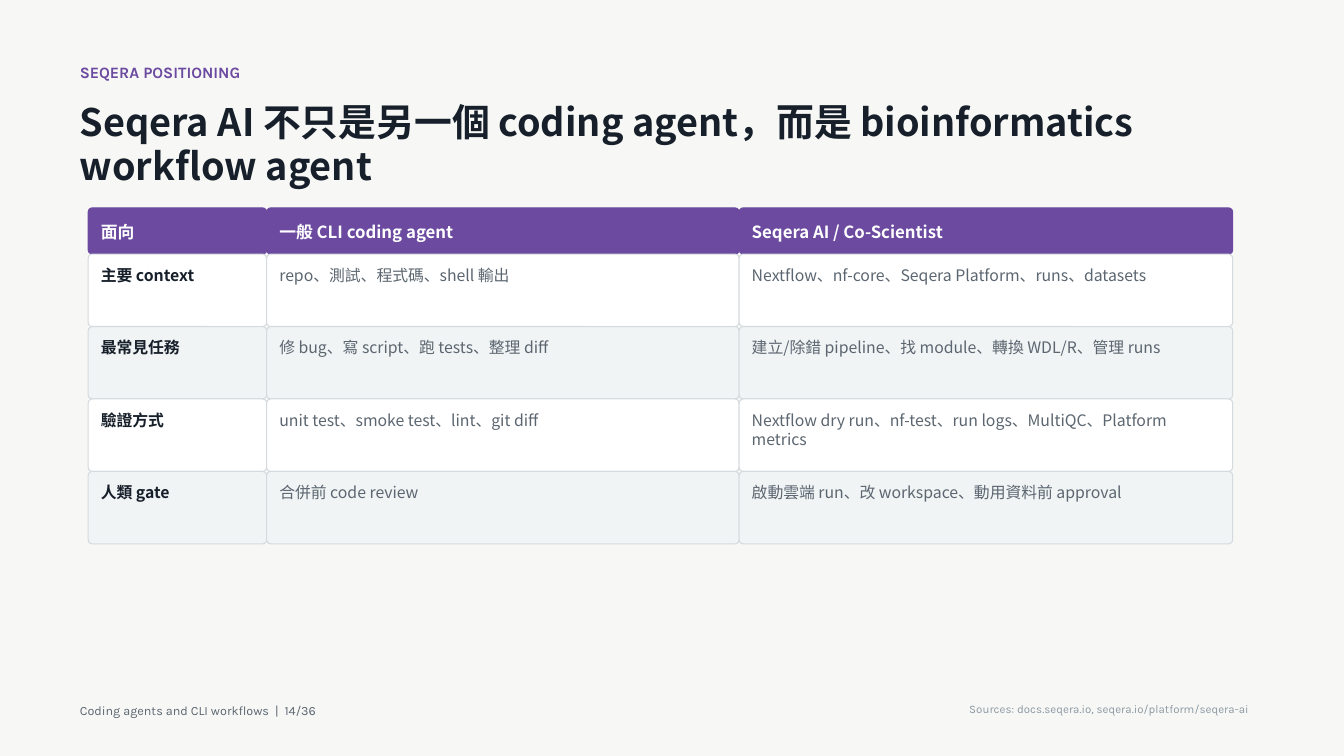
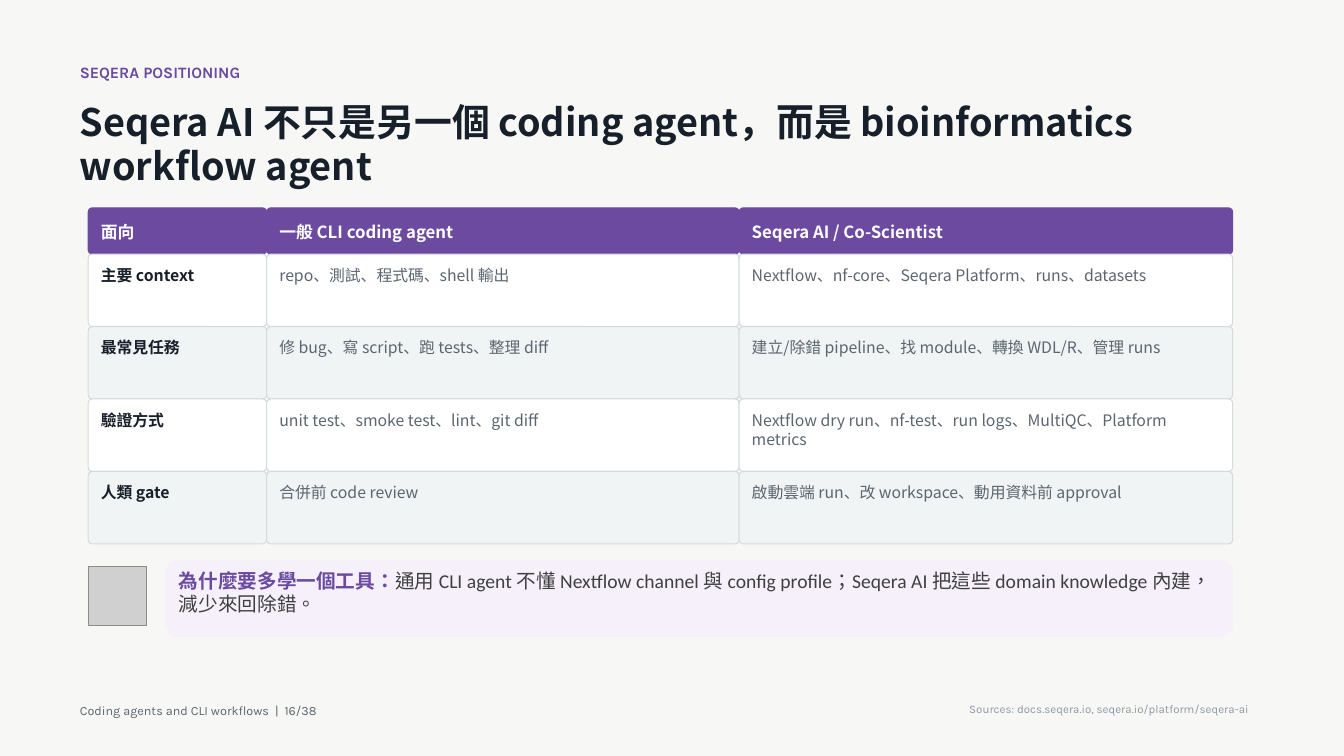
Before and after one commit to godkin1211/LLM_applications_on_BioMedicalData, a slide deck: slide 16 of slides/lesson-07-coding-agents-cli-workflows.pptx (slide 14 before the commit). Drawn at 1344x756 pixels with LibreOffice and Linux fonts; fonts in the diff are those of the drawing; grey boxes stand for pictures. Boxes give left, top, right and bottom in pixels: in the first picture for what was removed or moved away, otherwise in the second. Text is boxed around its words. In the diff, an @@ line names an element or a change of style, - is before the commit and + after.

```diff
--- a/slides/lesson-07-coding-agents-cli-workflows.pptx
+++ b/slides/lesson-07-coding-agents-cli-workflows.pptx
@@ picture added at (x1=89, y1=567, x2=147, y2=625) @@
@@ rounded rectangle added at (x1=165, y1=561, x2=1234, y2=637), fill #F5F0FA, 14 pt, text #404040 @@
+為什麼要多學一個工具：通用 CLI agent 不懂 Nextflow channel 與 config profile；Seqera AI 把這些 domain knowledge 內建，減少來回除錯。
@@ text at (x1=80, y1=706, x2=317, y2=718): text changed @@
-Coding agents and CLI workflows | 14/36
+Coding agents and CLI workflows | 16/38
```
Also in this commit, not shown: 35 other slides changed, 2 slides added, 1 other file.
